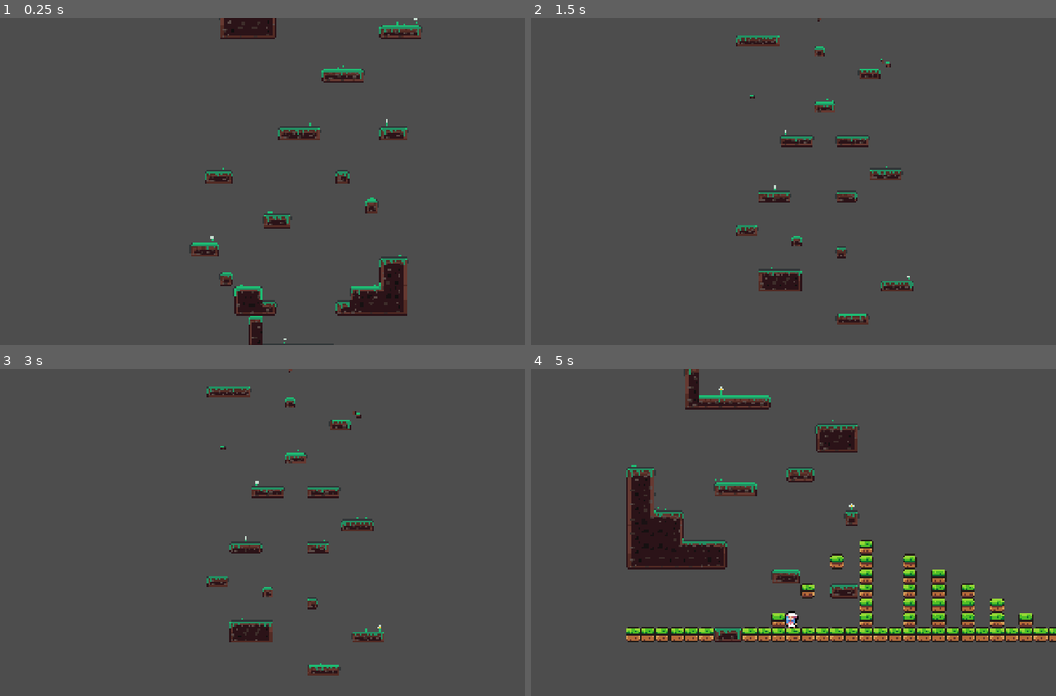
Above: before the commit, frames 1-4 (two rows, left to right).
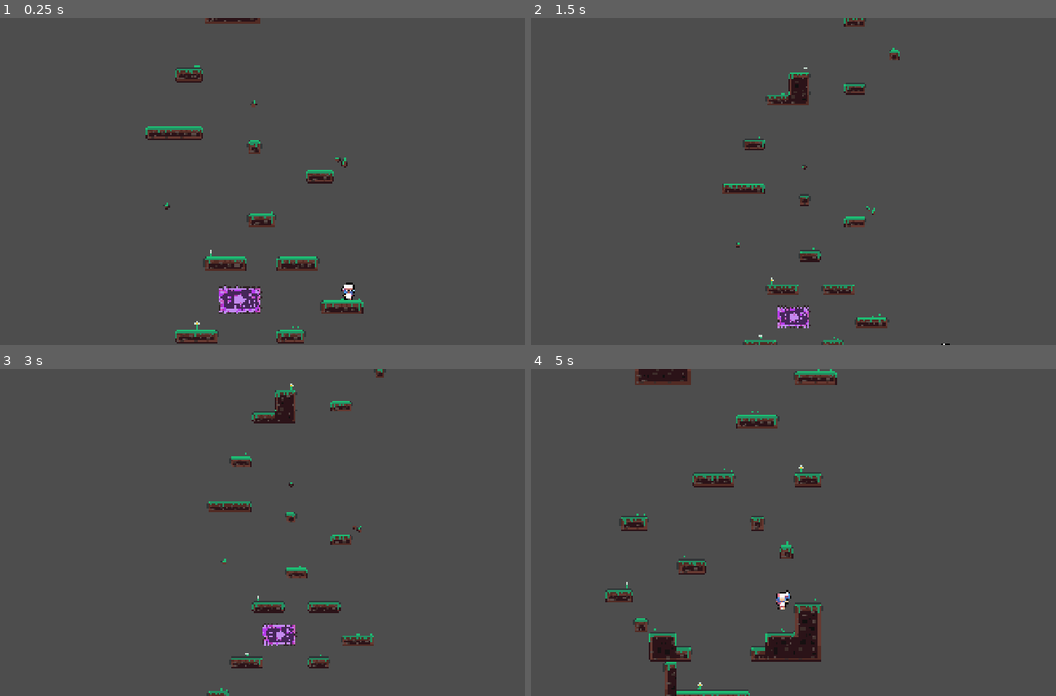
Above: after the commit, the same moments.

Repository: danielvogelsang/project-daydream
Game: Godot game, scene res://scenes/level/level/test_level.tscn
The game is run twice, just before and just after one commit, with the same random seed, the same clock (stepped at 60 frames per second) and the same inputs. This scene is started directly instead of the project's main scene.
Inputs:
- Up to frame 1 (0.25 s): no input
- Up to frame 2 (1.5 s): tap Enter (ui_accept) at 0.5, 1.25 s; hold D (right) from 0.53 s (still down); tap M (camera_toggle) at 0.6, 1.35 s; tap Space (jump) at 0.77 s
- Up to frame 3 (3 s): tap Space (jump) at 1.52 s; release D (right) at 2.03 s; hold A (left) 2.03-2.78 s; tap M (camera_toggle) at 2.1, 2.85 s; tap Enter (ui_accept) at 2.75 s; hold D (right) from 2.78 s (still down)
- Up to frame 4 (5 s): tap Space (jump) at 3.02, 3.77, 4.52 s; tap M (camera_toggle) at 3.6, 4.35 s; tap Enter (ui_accept) at 4.25 s; release D (right) at 4.28 s; hold A (left) from 4.28 s (still down)

The runs differ from the first frame. In frame 1, 8.0% of the frame differs, in the area x 27-81%, y 0-100%; in frame 2, 5.3%; in frame 3, 5.4%; in frame 4, 17%, in the area x 14-100%, y 0-100%.

Commit message:
added spikes into tileset, added collisions and implemented weird take damage function to player

Diff:
--- a/scenes/level/level/test_level.tscn
+++ b/scenes/level/level/test_level.tscn
@@ -14,7 +14,7 @@
 [node name="TestLevel" type="Node2D"]
 
 [node name="Player" parent="." instance=ExtResource("1_pdo7u")]
-position = Vector2(112, 1040)
+position = Vector2(224, 254)
 
 [node name="Camera2D" type="Camera2D" parent="."]
 position = Vector2(200, 2.08165e-12)
@@ -32,7 +32,7 @@
 [node name="Itempool" parent="." instance=ExtResource("5_7rww8")]
 
 [node name="1mr3r" parent="." instance=ExtResource("6_o24wv")]
-tile_map_data = PackedByteArray("AAAAABcAAAAAAAAAAAABABYAAAA …(512 unchanged characters)… BAAAAAAAPABsAAAAFAAIAAAAPABwAAAACAAAAAAA=")
+tile_map_data = PackedByteArray("AAAAABcAAAAAAAAAAAABABYAAAA …(512 unchanged characters)… BAAAAAAAPABsAAAAFAAIAAAAPABwAAAACAAAAAAAFABEAAQAEAAsAAAAGABEAAQAFAAsAAAAHABEAAQAGAAsAAAAFABIAAQAEABMAAAAGABIAAQAFABMAAAAHABIAAQAGABMAAAA=")
 
 [node name="1l3lr" parent="." instance=ExtResource("7_gmsjb")]
 tile_map_data = PackedByteArray("AAACAPL/AAAAAAAAAAADAPL/AAACAAAAAAAEAP3/AAABAAIAAAAEAP7/AAAAAAAAAAAFAP3/AAAAAAIAAAAFAP …(416 unchanged characters)…
--- a/scenes/player/player.gd
+++ b/scenes/player/player.gd
@@ -284,6 +284,9 @@
 			if position.y > last_y_position_on_floor + respawn_window:
 				position = Vector2(last_x_position_on_floor, last_y_position_on_floor)
 
+func take_damage():
+	position = Vector2(last_x_position_on_floor, last_y_position_on_floor)
+
 func debugging() -> void:
 	draw_trail()
 	update_debug_label()
--- a/scenes/player/player.tscn
+++ b/scenes/player/player.tscn
@@ -1,10 +1,11 @@
-[gd_scene load_steps=39 format=3 uid="uid://biq2l3gqa8yie"]
+[gd_scene load_steps=41 format=3 uid="uid://biq2l3gqa8yie"]
 
 [ext_resource type="Texture2D" uid="uid://c3ufil4jur8fd" path="res://textures/test/sprites/knight.png" id="1_0mji1"]
 [ext_resource type="Script" path="res://scenes/player/player.gd" id="1_bgs47"]
 [ext_resource type="Texture2D" uid="uid://f54p14nj0hlr" path="res://textures/character/Elias_Char_Test.png" id="2_p47bc"]
 [ext_resource type="PackedScene" uid="uid://buq7iyto65akm" path="res://scenes/player/player_inventory.tscn" id="3_c3ab7"]
 [ext_resource type="Script" uid="uid://cxc63gftpmnin" path="res://scenes/player/double_jump.gd" id="4_lvxji"]
+[ext_resource type="Script" uid="uid://chrcy2kqqv27y" path="res://scenes/systems/hurtbox/hurtbox.gd" id="6_75vfm"]
 
 [sub_resource type="AtlasTexture" id="AtlasTexture_75vfm"]
 atlas = ExtResource("2_p47bc")
@@ -265,10 +266,15 @@
 radius = 5.83333
 height = 11.6667
 
+[sub_resource type="CapsuleShape2D" id="CapsuleShape2D_p47bc"]
+radius = 5.0
+height = 15.0
+
 [node name="Player" type="CharacterBody2D"]
 z_index = 1
 scale = Vector2(1.2, 1.2)
 script = ExtResource("1_bgs47")
+quick_respawn = true
 
 [node name="AnimatedSprite2D" type="AnimatedSprite2D" parent="."]
 sprite_frames = SubResource("SpriteFrames_75p20")
@@ -307,3 +313,15 @@
 
 [node name="Double Jump" type="Node2D" parent="Abilties"]
 script = ExtResource("4_lvxji")
+
+[node name="hurtbox" type="Area2D" parent="."]
+collision_layer = 2
+collision_mask = 2
+script = ExtResource("6_75vfm")
+
+[node name="hurtboxcollision" type="CollisionShape2D" parent="hurtbox"]
+shape = SubResource("CapsuleShape2D_p47bc")
+
+[connection signal="area_entered" from="hurtbox" to="hurtbox" method="_on_area_entered"]
+[connection signal="body_entered" from="hurtbox" to="." method="_on_hurtbox_body_entered"]
+[connection signal="body_entered" from="hurtbox" to="hurtbox" method="_on_body_entered"]
--- /dev/null
+++ b/scenes/systems/hurtbox/hurtbox.gd
@@ -0,0 +1,8 @@
+extends Area2D
+
+
+func _on_body_entered(body: Node2D) -> void:
+	if body == null:
+		return
+	if owner.has_method("take_damage"):
+		owner.take_damage()
--- a/tilemaps/first_new_tile_set.tres
+++ b/tilemaps/first_new_tile_set.tres
@@ -1,6 +1,7 @@
-[gd_resource type="TileSet" load_steps=3 format=3 uid="uid://dd7mwloupshna"]
+[gd_resource type="TileSet" load_steps=5 format=3 uid="uid://dd7mwloupshna"]
 
 [ext_resource type="Texture2D" uid="uid://bntxm0sfwgyrx" path="res://textures/world/platform_tile.png" id="1_ebx6h"]
+[ext_resource type="Texture2D" uid="uid://bt1aluoa8ug02" path="res://textures/world/spike_test_001.png" id="2_3x7e0"]
 
 [sub_resource type="TileSetAtlasSource" id="TileSetAtlasSource_3x7e0"]
 resource_name = "earth_tile_set"
@@ -83,6 +84,226 @@
 4:6/0 = 0
 4:6/0/physics_layer_0/polygon_0/points = PackedVector2Array(-8, -8, 8, -8, 8, 8, -8, 8)
 
+[sub_resource type="TileSetAtlasSource" id="TileSetAtlasSource_uwvug"]
+texture = ExtResource("2_3x7e0")
+3:0/0 = 0
+8:0/0 = 0
+9:0/0 = 0
+0:1/0 = 0
+1:1/0 = 0
+2:1/0 = 0
+3:1/0 = 0
+3:1/0/physics_layer_0/polygon_0/points = PackedVector2Array(-8, -8, 8, -8, 8, 8, -8, 8)
+4:1/0 = 0
+5:1/0 = 0
+9:1/0 = 0
+0:2/0 = 0
+1:2/0 = 0
+2:2/0 = 0
+3:2/0 = 0
+4:2/0 = 0
+5:2/0 = 0
+6:2/0 = 0
+7:2/0 = 0
+8:2/0 = 0
+9:2/0 = 0
+3:3/0 = 0
+4:3/0 = 0
+5:3/0 = 0
+0:4/0 = 0
+1:4/0 = 0
+2:4/0 = 0
+3:4/0 = 0
+4:4/0 = 0
+5:4/0 = 0
+6:4/0 = 0
+7:4/0 = 0
+8:4/0 = 0
+0:5/0 = 0
+1:5/0 = 0
+2:5/0 = 0
+3:5/0 = 0
+4:5/0 = 0
+5:5/0 = 0
+6:5/0 = 0
+7:5/0 = 0
+8:5/0 = 0
+0:6/0 = 0
+1:6/0 = 0
+2:6/0 = 0
+3:6/0 = 0
+4:6/0 = 0
+5:6/0 = 0
+6:6/0 = 0
+7:6/0 = 0
+8:6/0 = 0
+3:7/0 = 0
+4:7/0 = 0
+5:7/0 = 0
+3:8/0 = 0
+4:8/0 = 0
+5:8/0 = 0
+3:9/0 = 0
+4:9/0 = 0
+5:9/0 = 0
+13:10/0 = 0
+14:10/0 = 0
+15:10/0 = 0
+16:10/0 = 0
+3:11/0 = 0
+3:11/0/physics_layer_1/polygon_0/points = PackedVector2Array(0.247307, -0.296768, 8, -8, 8, 8, -8, 8)
+4:11/0 = 0
+4:11/0/physics_layer_1/polygon_0/points = PackedVector2Array(-8, -8, 8, -8, 8, 8, -8, 8)
+5:11/0 = 0
+5:11/0/physics_layer_1/polygon_0/points = PackedVector2Array(-8, -8, 8, -8, 8, 8, -8, 8)
+6:11/0 = 0
+6:11/0/physics_layer_1/polygon_0/points = PackedVector2Array(-8, -8, 8, -8, 8, 8, -8, 8)
+12:11/0 = 0
+13:11/0 = 0
+14:11/0 = 0
+15:11/0 = 0
+16:11/0 = 0
+17:11/0 = 0
+2:12/0 = 0
+2:12/0/physics_layer_1/polygon_0/points = PackedVector2Array(0.247307, -0.296768, 8, -8, 8, 8, -8, 8)
+3:12/0 = 0
+3:12/0/physics_layer_1/polygon_0/points = PackedVector2Array(-8, -8, 8, -8, 8, 8, -8, 8)
+4:12/0 = 0
+4:12/0/physics_layer_1/polygon_0/points = PackedVector2Array(-8, -8, 8, -8, 8, 8, -8, 8)
+5:12/0 = 0
+5:12/0/physics_layer_1/polygon_0/points = PackedVector2Array(-8, -8, 8, -8, 8, 8, -8, 8)
+6:12/0 = 0
+6:12/0/physics_layer_1/polygon_0/points = PackedVector2Array(-8, -8, 8, -8, 8, 8, -8, 8)
+11:12/0 = 0
+12:12/0 = 0
+13:12/0 = 0
+14:12/0 = 0
+15:12/0 = 0
+16:12/0 = 0
+17:12/0 = 0
+18:12/0 = 0
+1:13/0 = 0
+1:13/0/physics_layer_1/polygon_0/points = PackedVector2Array(0.247307, -0.296768, 8, -8, 8, 8, -8, 8)
+2:13/0 = 0
+2:13/0/physics_layer_1/polygon_0/points = PackedVector2Array(-8, -8, 8, -8, 8, 8, -8, 8)
+3:13/0 = 0
+3:13/0/physics_layer_1/polygon_0/points = PackedVector2Array(-8, -8, 8, -8, 8, 8, -8, 8)
+4:13/0 = 0
+4:13/0/physics_layer_1/polygon_0/points = PackedVector2Array(-8, -8, 8, -8, 8, 8, -8, 8)
+5:13/0 = 0
+5:13/0/physics_layer_1/polygon_0/points = PackedVector2Array(-8, -8, 8, -8, 8, 8, -8, 8)
+6:13/0 = 0
+6:13/0/physics_layer_1/polygon_0/points = PackedVector2Array(-8, -8, 8, -8, 8, 8, -8, 8)
+11:13/0 = 0
+12:13/0 = 0
+13:13/0 = 0
+14:13/0 = 0
+15:13/0 = 0
+16:13/0 = 0
+17:13/0 = 0
+18:13/0 = 0
+1:14/0 = 0
+1:14/0/physics_layer_1/polygon_0/points = PackedVector2Array(-8, -8, 8, -8, 8, 8, -8, 8)
+2:14/0 = 0
+2:14/0/physics_layer_1/polygon_0/points = PackedVector2Array(-8, -8, 8, -8, 8, 8, -8, 8)
+3:14/0 = 0
+3:14/0/physics_layer_1/polygon_0/points = PackedVector2Array(-8, -8, 8, -8, 8, 8, -8, 8)
+4:14/0 = 0
+4:14/0/physics_layer_1/polygon_0/points = PackedVector2Array(-8, -8, 8, -8, 8, 8, -8, 8)
+5:14/0 = 0
+5:14/0/physics_layer_1/polygon_0/points = PackedVector2Array(-8, -8, 8, -8, 8, 8, -8, 8)
+6:14/0 = 0
+6:14/0/physics_layer_1/polygon_0/points = PackedVector2Array(-8, -8, 8, -8, 8, 8, -8, 8)
+7:14/0 = 0
+7:14/0/physics_layer_1/polygon_0/points = PackedVector2Array(-8, -8, 8, -8, 8, 8, -8, 8)
+8:14/0 = 0
+8:14/0/physics_layer_1/polygon_0/points = PackedVector2Array(-8, -8, 8, -8, 8, 8, -8, 8)
+9:14/0 = 0
+9:14/0/physics_layer_1/polygon_0/points = PackedVector2Array(-8, -8, 8, -8, 8, 8, -8, 8)
+11:14/0 = 0
+12:14/0 = 0
+13:14/0 = 0
+14:14/0 = 0
+15:14/0 = 0
+16:14/0 = 0
+17:14/0 = 0
+18:14/0 = 0
+1:15/0 = 0
+1:15/0/physics_layer_1/polygon_0/points = PackedVector2Array(-8, -8, 8, -8, 8, 8, -8, 8)
+2:15/0 = 0
+2:15/0/physics_layer_1/polygon_0/points = PackedVector2Array(-8, -8, 8, -8, 8, 8, -8, 8)
+3:15/0 = 0
+3:15/0/physics_layer_1/polygon_0/points = PackedVector2Array(-8, -8, 8, -8, 8, 8, -8, 8)
+4:15/0 = 0
+4:15/0/physics_layer_1/polygon_0/points = PackedVector2Array(-8, -8, 8, -8, 8, 8, -8, 8)
+5:15/0 = 0
+5:15/0/physics_layer_1/polygon_0/points = PackedVector2Array(-8, -8, 8, -8, 8, 8, -8, 8)
+6:15/0 = 0
+6:15/0/physics_layer_1/polygon_0/points = PackedVector2Array(-8, -8, 8, -8, 8, 8, -8, 8)
+7:15/0 = 0
+7:15/0/physics_layer_1/polygon_0/points = PackedVector2Array(-8, -8, 8, -8, 8, 8, -8, 8)
+8:15/0 = 0
+8:15/0/physics_layer_1/polygon_0/points = PackedVector2Array(-8, -8, 8, -8, 8, 8, -8, 8)
+9:15/0 = 0
+9:15/0/physics_layer_1/polygon_0/points = PackedVector2Array(-8, -8, 8, -8, 8, 8, -8, 8)
+11:15/0 = 0
+12:15/0 = 0
+13:15/0 = 0
+14:15/0 = 0
+15:15/0 = 0
+16:15/0 = 0
+17:15/0 = 0
+18:15/0 = 0
+1:16/0 = 0
+1:16/0/physics_layer_1/polygon_0/points = PackedVector2Array(-8, -8, 8, -8, 8, 8, -8, 8)
+2:16/0 = 0
+2:16/0/physics_layer_1/polygon_0/points = PackedVector2Array(-8, -8, 8, -8, 8, 8, -8, 8)
+3:16/0 = 0
+3:16/0/physics_layer_1/polygon_0/points = PackedVector2Array(-8, -8, 8, -8, 8, 8, -8, 8)
+4:16/0 = 0
+4:16/0/physics_layer_1/polygon_0/points = PackedVector2Array(-8, -8, 8, -8, 8, 8, -8, 8)
+5:16/0 = 0
+5:16/0/physics_layer_1/polygon_0/points = PackedVector2Array(-8, -8, 8, -8, 8, 8, -8, 8)
+6:16/0 = 0
+6:16/0/physics_layer_1/polygon_0/points = PackedVector2Array(-8, -8, 8, -8, 8, 8, -8, 8)
+7:16/0 = 0
+7:16/0/physics_layer_1/polygon_0/points = PackedVector2Array(-8, -8, 8, -8, 8, 8, -8, 8)
+8:16/0 = 0
+8:16/0/physics_layer_1/polygon_0/points = PackedVector2Array(-8, -8, 8, -8, 8, 8, -8, 8)
+9:16/0 = 0
+9:16/0/physics_layer_1/polygon_0/points = PackedVector2Array(-8, -8, 8, -8, 8, 8, -8, 8)
+12:16/0 = 0
+13:16/0 = 0
+14:16/0 = 0
+15:16/0 = 0
+16:16/0 = 0
+17:16/0 = 0
+4:17/0 = 0
+4:17/0/physics_layer_1/polygon_0/points = PackedVector2Array(-8, -8, 8, -8, 8, 8, -8, 8)
+5:17/0 = 0
+5:17/0/physics_layer_1/polygon_0/points = PackedVector2Array(-8, -8, 8, -8, 8, 8, -8, 8)
+6:17/0 = 0
+6:17/0/physics_layer_1/polygon_0/points = PackedVector2Array(-8, -8, 8, -8, 8, 8, -8, 8)
+13:17/0 = 0
+14:17/0 = 0
+15:17/0 = 0
+16:17/0 = 0
+4:18/0 = 0
+4:18/0/physics_layer_1/polygon_0/points = PackedVector2Array(-8, -8, 8, -8, 8, 8, -8, 8)
+5:18/0 = 0
+5:18/0/physics_layer_1/polygon_0/points = PackedVector2Array(-8, -8, 8, -8, 8, 8, -8, 8)
+6:18/0 = 0
+6:18/0/physics_layer_1/polygon_0/points = PackedVector2Array(-8, -8, 8, -8, 8, 8, -8, 8)
+4:19/0 = 0
+4:19/0/physics_layer_1/polygon_0/points = PackedVector2Array(-8, -8, 8, -8, 8, 8, -8, 8)
+5:19/0 = 0
+5:19/0/physics_layer_1/polygon_0/points = PackedVector2Array(-8, -8, 8, -8, 8, 8, -8, 8)
+6:19/0 = 0
+6:19/0/physics_layer_1/polygon_0/points = PackedVector2Array(-8, -8, 8, -8, 8, 8, -8, 8)
+
 [resource]
 physics_layer_0/collision_layer = 1
+physics_layer_1/collision_layer = 2
+physics_layer_1/collision_mask = 2
 sources/0 = SubResource("TileSetAtlasSource_3x7e0")
+sources/1 = SubResource("TileSetAtlasSource_uwvug")
Not shown, added: scenes/systems/hurtbox/hurtbox.gd.uid
Binary file added: textures/world/spike_test_001.png
Not shown, added: textures/world/spike_test_001.png.import
